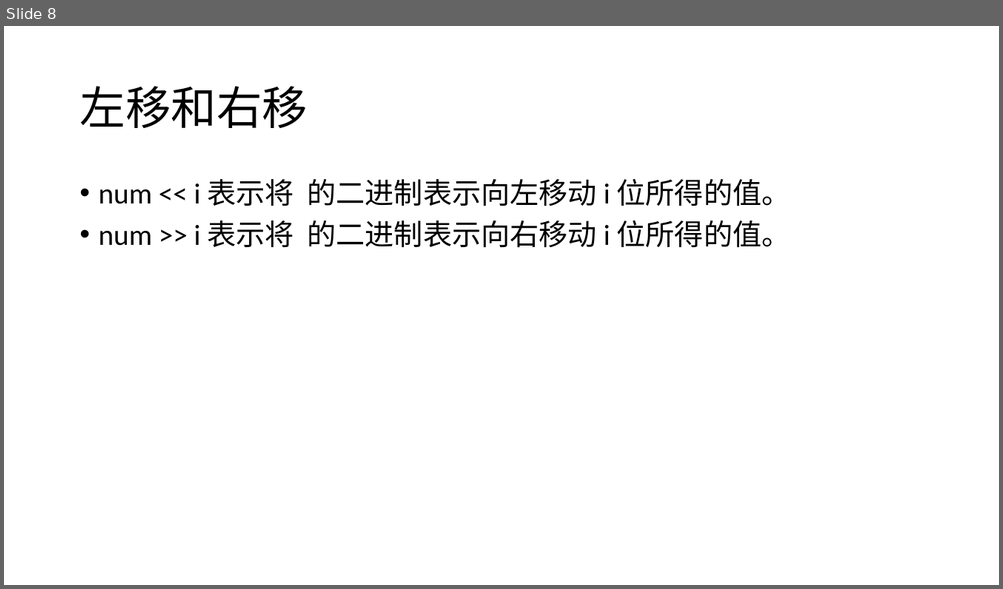
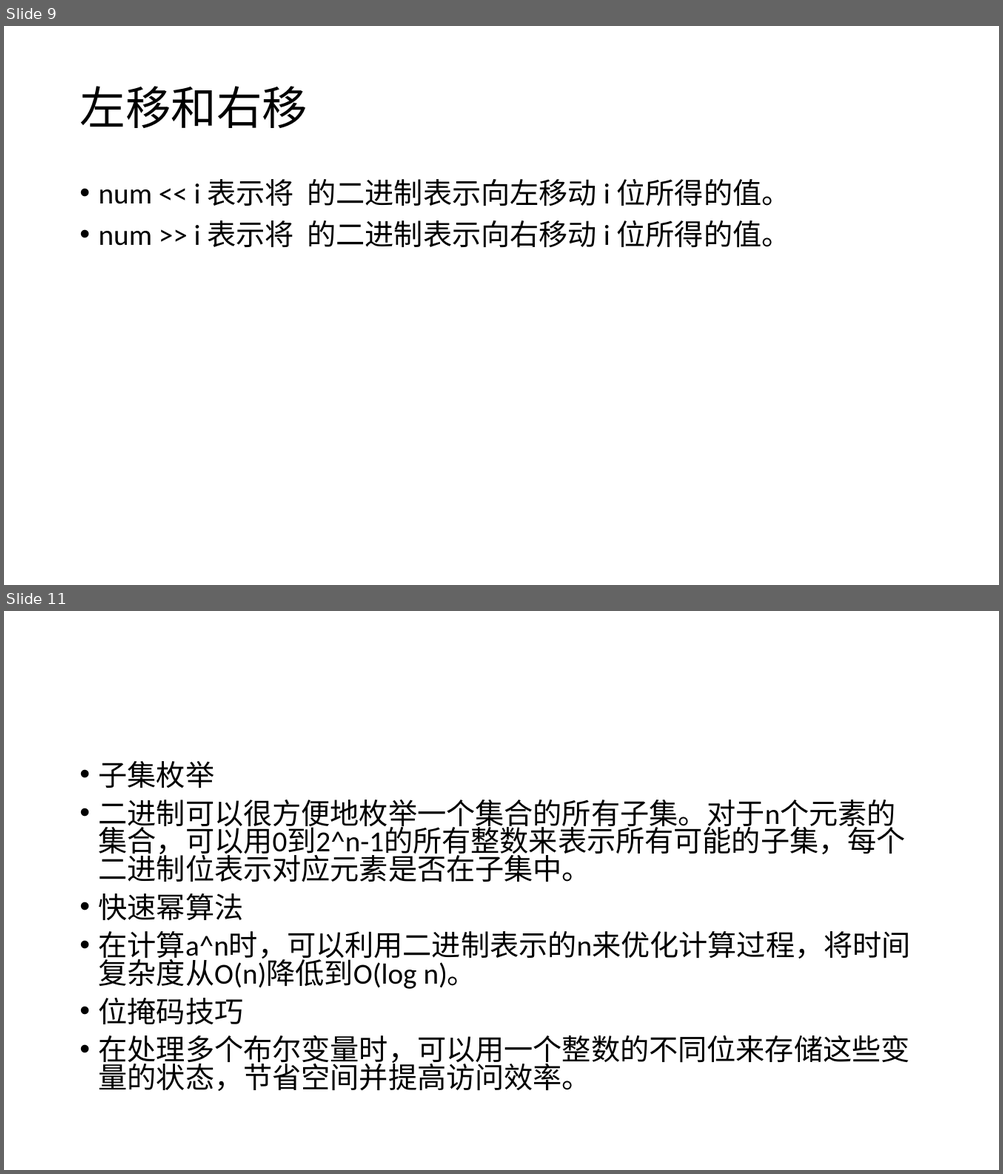
Before and after one commit to ztg-666/suanfa, a slide deck: 算法竞赛ppt/001_二进制和位运算.pptx. Shown one above the other, each under a label of ours: slide 8 before the commit, slides 9 and 11 after it; the slides between them are not shown. The pictures are 1003x589 and 1003x1174 pixels, drawn with LibreOffice and Linux fonts; fonts in the diff are those of the drawing. Boxes give left, top, right and bottom in pixels: in the first picture for what was removed or moved away, otherwise in the second. Text is boxed around its words. In the diff, an @@ line names an element or a change of style, - is before the commit and + after.

```diff
--- a/算法竞赛ppt/001_二进制和位运算.pptx
+++ b/算法竞赛ppt/001_二进制和位运算.pptx
@@ slide 11 added at <box>4,611,999,1170</box>, background #FFFFFF @@
@@ text added at <box>99,761,910,1091</box>, 28 pt, text #000000 @@
+• 子集枚举
+• 二进制可以很方便地枚举一个集合的所有子集。对于n个元素的集合，可以用0到2^n-1的所有整数来表示所有可能的子集，每个二进制位表示对应元素是否在子集中。
+• 快速幂算法
+• 在计算a^n时，可以利用二进制表示的n来优化计算过程，将时间复杂度从O(n)降低到O(log n)。
+• 位掩码技巧
+• 在处理多个布尔变量时，可以用一个整数的不同位来存储这些变量的状态，节省空间并提高访问效率。
@@ what was slide 8 is now slide 9 @@
```
Also in this commit, not shown: 1 slide changed, 3 other slides added, 1 other file.
